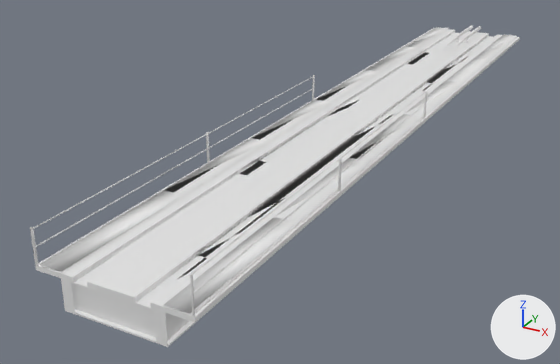
The OBJ model Resources/Meshes/Elevated_Station_Node_Pavement_Steel.obj as it was, and as the next commit left it.
Both versions are drawn from a camera (50 mm lens) standing at (23.1, -56.7, 20.1) and looking at (-5.1, -5.5, -5.5). Arrows for +X, +Y and +Z are at lower right; the lights stay in place. Where no turn or scale is listed for an object, it has been applied to the vertices.

Objects in the first picture: 'Elevated_Station_Node_Pavement_Steel'.
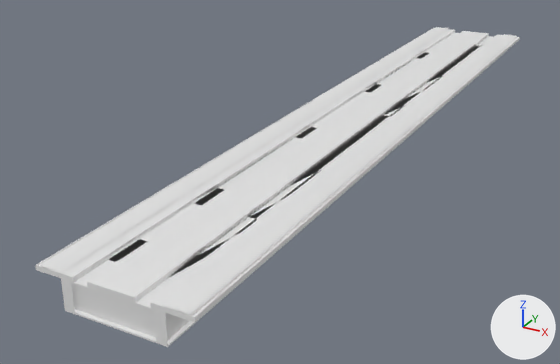
Where the change shows, as pixel boxes [x1, y1, x2, y2] in the pictures (560 x 364 px; the box of a moved part takes in the faces that stretch with it):
'Elevated_Station_Node_Pavement_Steel', reshaped
    before: [30, 25, 520, 347]
    after: [35, 27, 520, 347]
part 1 of me_elevated_station_node_pavement_steel, deleted
    before: [30, 25, 481, 317]
part 2 of me_elevated_station_node_pavement_steel, moved or reshaped
    both: [40, 27, 461, 313]

The edits, one by one:
me_elevated_station_node_pavement_steel is used by ob_elevated_station_node_pavement_steel; location (0.0, 0.0, 0.0).
me_elevated_station_node_pavement_steel had 879 vertices, 1446 faces and spanned x -5.0..5.0, y -32.0..32.0, z -2.3..2.2.
me_elevated_station_node_pavement_steel now has 709 vertices, 1190 faces and spans x -5.0..5.0, y -32.0..32.0, z -2.3..0.1.
me_elevated_station_node_pavement_steel part 1: 14 loose pieces with 160 vertices, spanning x -5.0..5.0, y -32.0..31.8, z -0.3..2.2, are deleted.
Part 2, on me_elevated_station_node_pavement_steel:
10 vertices are removed from x 4.9..5.0, y -16.1..0.1, z 0.0..2.2.
61 faces are deleted.
45 new faces join them.
